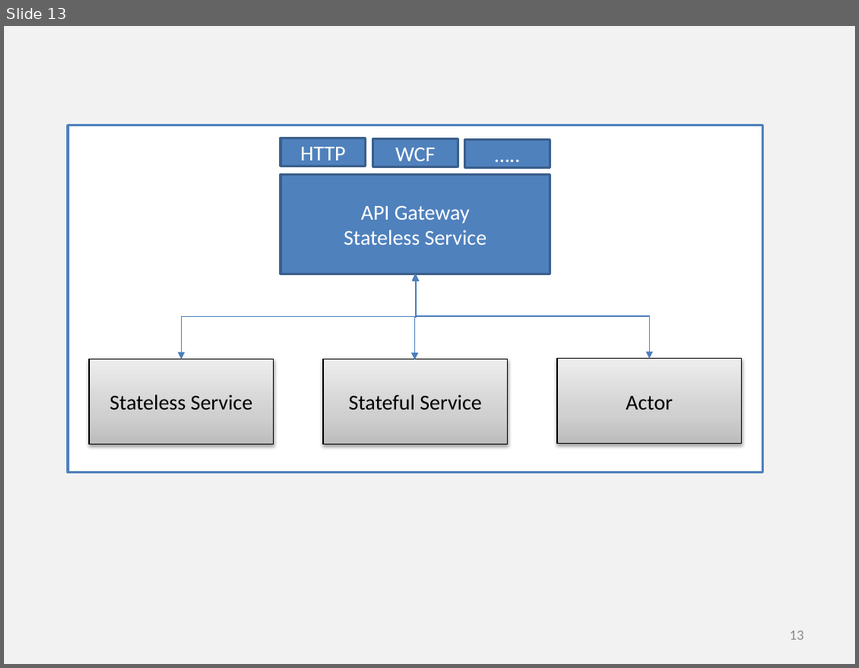
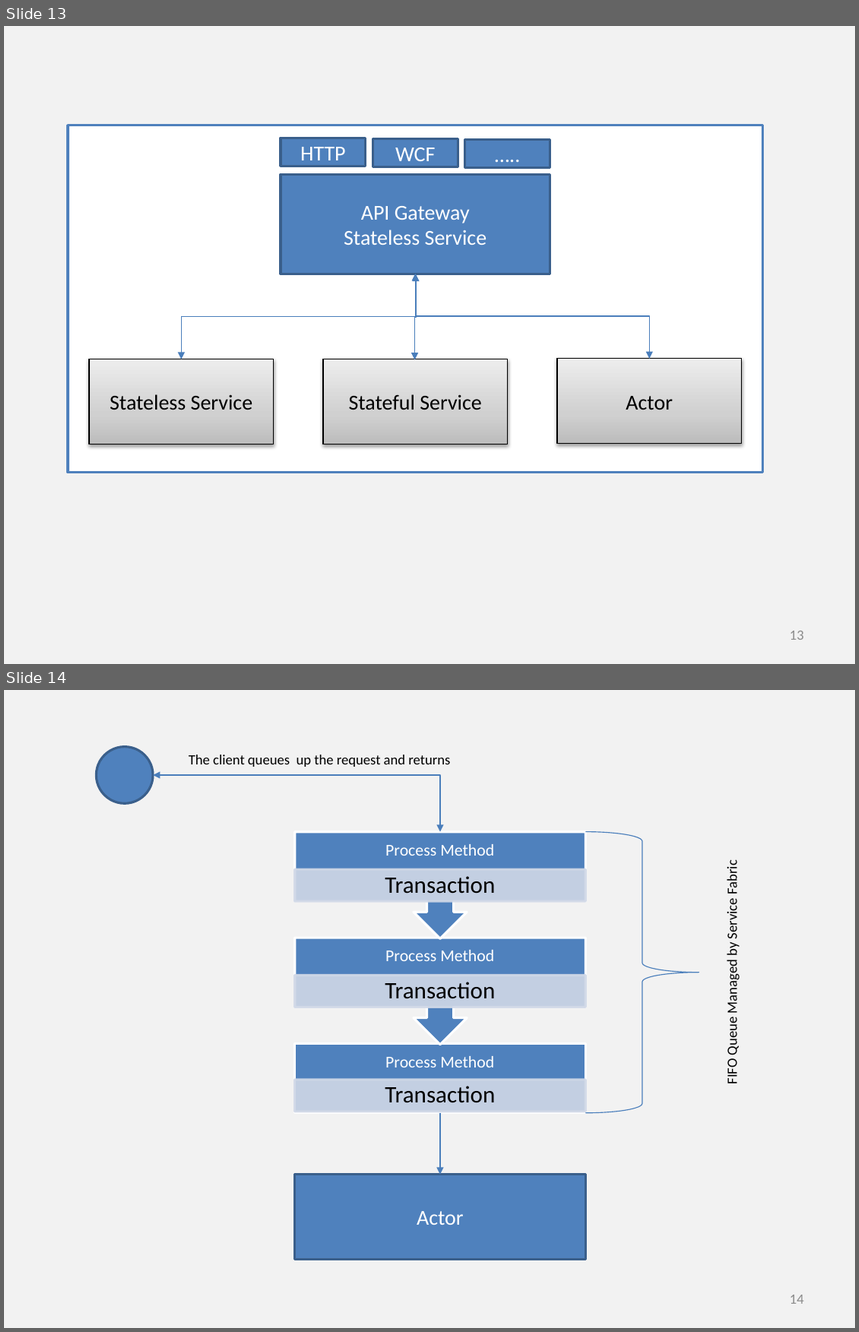
Before and after one commit to khaledhikmat/khaledhikmat.github.io, a slide deck: illustrations/illustrations.pptx. Shown one above the other, each under a label of ours: slide 13 before the commit, slides 13 and 14 after it. The pictures are 859x668 and 859x1332 pixels, drawn with LibreOffice and Linux fonts; fonts in the diff are those of the drawing. Boxes give left, top, right and bottom in pixels: in the first picture for what was removed or moved away, otherwise in the second. Text is boxed around its words. In the diff, an @@ line names an element or a change of style, - is before the commit and + after.

```diff
--- a/illustrations/illustrations.pptx
+++ b/illustrations/illustrations.pptx
@@ slide 14 added at (4, 690, 855, 1328), background #F2F2F2 @@
@@ ellipse added at (96, 747, 153, 804), fill #4F81BD, outline #3A5F8C 2 pt @@
@@ text added at (189, 755, 450, 767), 12 pt, text #000000 @@
+The client queues up the request and returns
@@ elbow double arrow added from (153, 775) to (439, 832), #4B7EBC 0.75 pt @@
@@ right brace added at (585, 832, 699, 1114), outline #4B7EBC 0.75 pt @@
@@ text added at (724, 863, 741, 1084), 12 pt, text #000000 @@
+FIFO Queue Managed by Service Fabric
@@ group added at (295, 832, 586, 1113): 6 texts, 4 rectangles, 2 up arrow callouts @@
+Process Method
+Transaction
+Process Method
+Transaction
+Process Method
+Transaction
@@ arrow added from (439, 1113) to (439, 1174), #4B7EBC 0.75 pt @@
@@ rectangle added at (295, 1174, 586, 1259), fill #4F81BD, outline #3A5F8C 2 pt, 18 pt, text #FFFFFF @@
+Actor
@@ page number added at (790, 1295, 804, 1304), 12 pt, text #8C8C8C @@
+14
```
Also in this commit, not shown: 1 other slide added, 2 other files.
